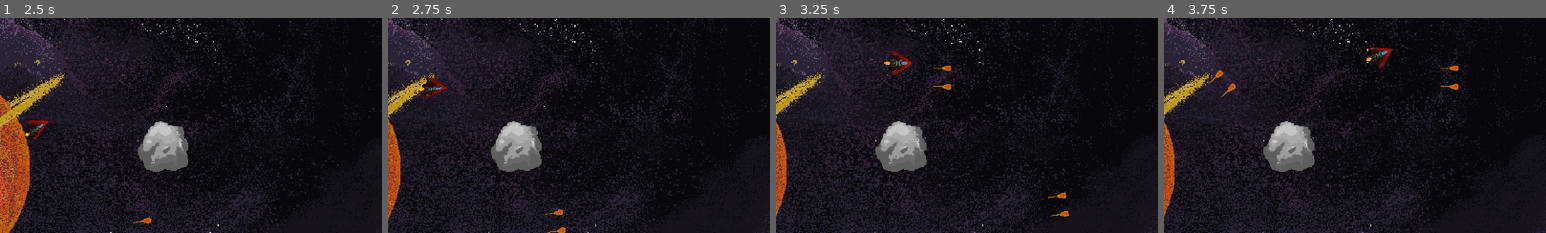
Above: before the commit, frames 1-4 (left to right).
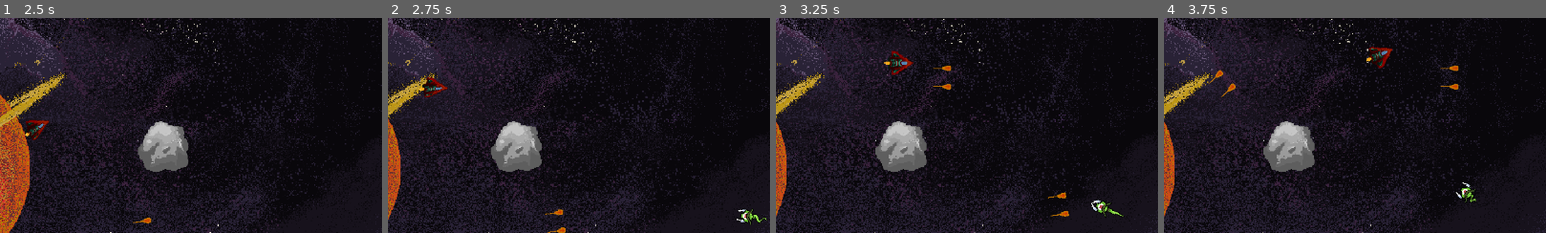
Above: after the commit, the same moments.

Repository: rylanharwood2/Adrift
Game: Godot game, scene res://scenes/game.tscn
The game is run twice, just before and just after one commit, with the same random seed, the same clock (stepped at 60 frames per second) and the same inputs.
Inputs:
- Up to frame 1 (2.5 s): hold D (move_right) 0.53-1.28 s; hold Alt (boost) 0.53-1.28 s; hold Left (move_left) 1.28-2.03 s; tap Space (shoot) at 1.35 s; hold D (move_right) from 2.03 s (still down); hold Alt (boost) from 2.03 s (still down)
- Up to frame 2 (2.75 s): keep holding D (move_right); keep holding Alt (boost)
- Up to frame 3 (3.25 s): release D (move_right) at 2.78 s; release Alt (boost) at 2.78 s; hold W (move_up) from 2.78 s (still down); tap Space (shoot) at 2.85 s
- Up to frame 4 (3.75 s): release W (move_up) at 3.53 s; hold Left (move_left) from 3.53 s (still down); hold Alt (boost) from 3.53 s (still down)
The pictures show only the part of the screen within x 50-100%, y 1-51%; the shares and areas given below are measured in that part.

Frame 1 is identical in both runs. In frame 2, 0.2% of the frame differs, in the area x 91-100%, y 88-97%; in frame 3, 0.2%, in the area x 82-91%, y 84-93%; in frame 4, 0.2%.

Commit message:
starting enemy wave spawner

Diff:
--- a/scripts/frozen_asteroid.gd
+++ b/scripts/frozen_asteroid.gd
@@ -26,7 +26,6 @@
 
 		ice_powerup.position = ice_powerup_location
 
-
 		game.add_child(ice_powerup)
 
 		queue_free()
--- a/scripts/game.gd
+++ b/scripts/game.gd
@@ -15,18 +15,56 @@
 	$enemy_spawn_points/start_timer.start()
 
 
-func wave_spawner():
-	# TODO apparently decide if I want to use wave spawner or a timer
-	$enemy_spawn_points/spawn_timer.one_shot = true
-	for i in range(0,20):
-		await get_tree().create_timer(2).timeout
+func wave_spawner(timeout):
+
+	for i in range(0,timeout):
+		await get_tree().create_timer(timeout).timeout
 		var enemy = enemy_scene.instantiate()
 		rand.randomize()
-		var possible_locations = [$enemy_spawn_points/spawn1, $enemy_spawn_points/spawn2, $enemy_spawn_points/spawn3, $enemy_spawn_points/spawn4]
-		enemy.position = possible_locations[rand.randf_range(0,3)].position
+		var mob_spawn_location = $enemy_spawn_points/suicune_spawn_path/spawn_location
+		$enemy_spawn_points/suicune_spawn_path/spawn_location.progress_ratio = randf()
+		print("yellow")
+		enemy.position = mob_spawn_location.position
 		add_child(enemy)
 
+func wave_controller():
+	$enemy_spawn_points/spawn_timer.one_shot = true
 
+	var waves : int = 5
+	var waves_done : bool = false
+	var timeout : float = 0
+
+	for i in waves:
+		timeout = (1/(i+1))
+		# why is timeout 0 after first iteration ????
+		print(timeout)
+		await wave_spawner(timeout)
+
+	"""
+	main idea
+
+	once first asteroid is destroyed and enemies spill out
+	some logic in main? for when to start the waves
+
+	for i in waves:
+		print "Wave X"
+		spawn Y enemies suicune & Z enemies capo
+
+	couple options:
+			timer
+			kill all enemies
+			kill some percentage
+
+	when said option is complete increment i
+
+	maintain waves_done boolean until boss starts
+	signal?
+
+	"""
+
+
+
+"""
 func _on_start_timer_timeout() -> void:
 	for i in range(0,25):
 		$enemy_spawn_points/spawn_timer.start()
@@ -43,12 +81,12 @@
 
 	enemy.position = mob_spawn_location.position
 	add_child(enemy)
-
+"""
 
 # Called when the node enters the scene tree for the first time.
 func _ready() -> void:
 	new_game()
-	#wave_spawner()
+	wave_controller()
 
 
 # Called every frame. 'delta' is the elapsed time since the previous frame.
